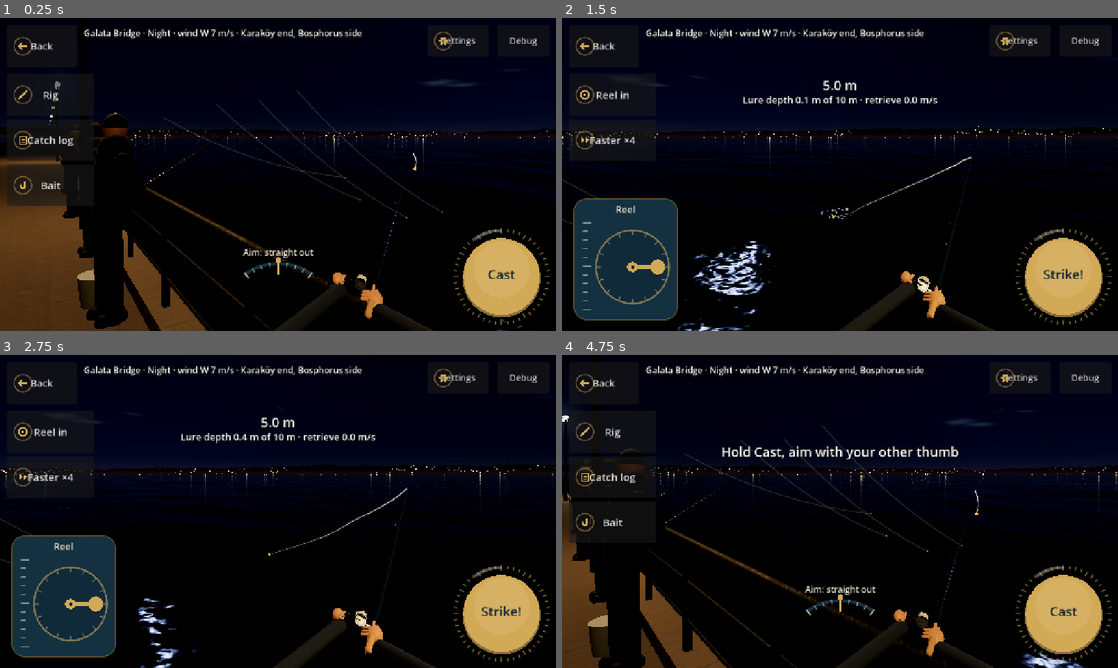
Above: before the commit, frames 1-4 (two rows, left to right).
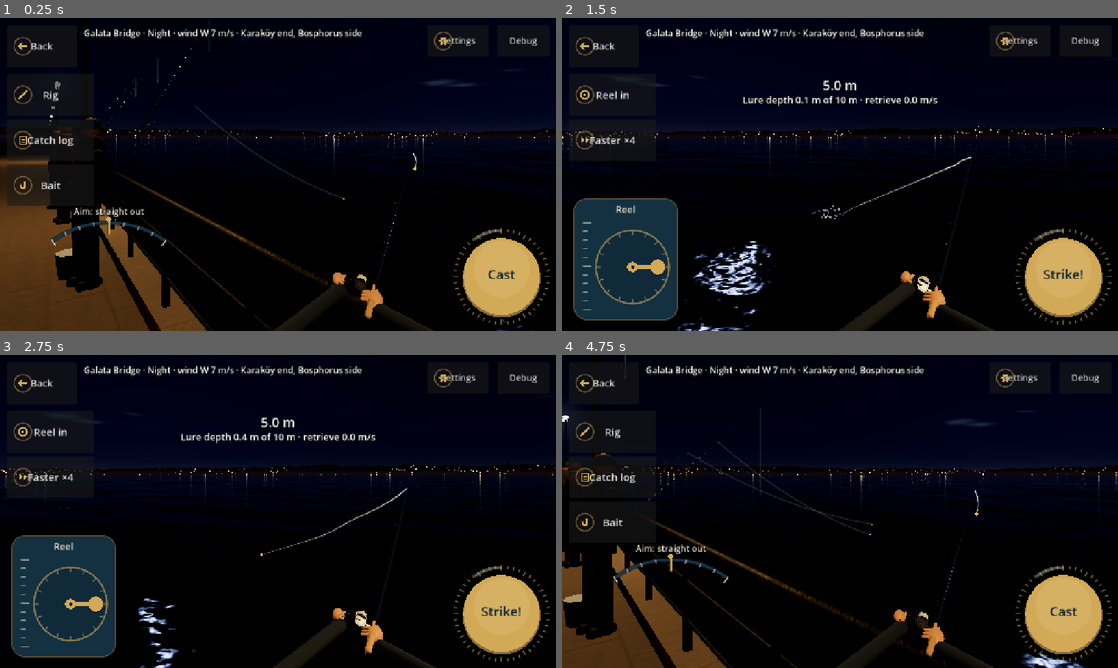
Above: after the commit, the same moments.

Repository: nextlevelcorp/mera
Game: Godot game, scene res://scenes/fishing/fishing_screen.tscn
The game is run twice, just before and just after one commit, with the same random seed, the same clock (stepped at 60 frames per second) and the same inputs. This scene is started directly instead of the project's main scene.
Inputs (mouse positions are in pixels of both pictures, inside the frame that each line leads up to):
- Up to frame 1 (0.25 s): no input
- Up to frame 2 (1.5 s): click "Cast" at 0.5 s; tap Enter (ui_accept) at 1.25 s; drag from (840, 174) to (895, 105) at 1.27 s
- Up to frame 3 (2.75 s): drag from (166, 527) to (250, 574) at 2.02 s
- Up to frame 4 (4.75 s): move the mouse to (895, 442) at 2.77 s; hold Right (ui_right) 2.78-3.5 s; click (895, 442) at 2.92 s; click "Strike!" at 3.5 s; click "Reel in" at 4.25 s

The runs differ from the first frame. In frame 1, 4.6% of the frame differs, in the area x 8-80%, y 6-100%; in frame 2, 0.3%; in frame 3, 0.2%; in frame 4, 5.6%, in the area x 0-87%, y 0-100%.

Commit message:
Play notes part 1: left-thumb aim gauge, one rod wind-up, no gulls at night, varied neighbours
Co-Authored-By: Claude Opus 5.5 <noreply@anthropic.com>
Claude-Session: https://claude.ai/code/session_01HLtjWApGQCFy1cydAc4iD1

Diff:
--- a/game/locale/translations.csv
+++ b/game/locale/translations.csv
@@ -257,7 +257,7 @@
 BAG_FISH,Fish: %d · worth %s,Balık: %d · değeri %s,Peces: %d · valen %s
 BAG_TACKLE,Tackle and bait,Takım ve yem,Aparejos y cebo
 BAG_TACKLE_LINE,%s × %d,%s × %d,%s × %d
-FISH_AIM_HINT,"Hold Cast, aim with your other thumb","Atış'a bas, öbür başparmakla nişan al",Mantén Lanzar y apunta con el otro pulgar
+FISH_AIM_HINT,"Aim with your left thumb on the gauge, then hold Cast","Sol başparmağınla göstergeden nişan al, sonra At'a basılı tut",Apunta con el pulgar izquierdo en el indicador y mantén Lanzar
 BAIT_TITLE,Bait the hook: %s,İğneye tak: %s,Ceba el anzuelo: %s
 BAIT_DONE,Baited: %s,Takıldı: %s,Cebado: %s
 BAIT_RESULT_GOOD,well done,iyi,bien
--- a/game/scenes/fishing/fishing_overlay.gd
+++ b/game/scenes/fishing/fishing_overlay.gd
@@ -152,9 +152,9 @@
 ## right with a needle at the current aim and its angle, so the direction is
 ## readable before the cast (shape and position, not colour alone).
 func _draw_aim_gauge(size: Vector2) -> void:
-	var c := Vector2(size.x * 0.5, size.y - 26.0)
-	var r := 130.0
-	var span := 0.62   # half the arc, radians on screen
+	var r := 220.0
+	var span := asin(CastMotion.GAUGE_HALF_W / r)   # half the arc: its ends sit at the aim's limits
+	var c := Vector2(CastMotion.GAUGE_CENTRE_X, size.y - 30.0)
 	draw_arc(c, r, -PI * 0.5 - span, -PI * 0.5 + span, 40, Color(0, 0, 0, 0.45), 10.0, true)
 	draw_arc(c, r, -PI * 0.5 - span, -PI * 0.5 + span, 40, Color(UiTheme.SEA_MID, 0.9), 6.0, true)
 	for i in 9:
--- a/game/scenes/fishing/fishing_screen.gd
+++ b/game/scenes/fishing/fishing_screen.gd
@@ -104,7 +104,9 @@
 var _dangle_vel := Vector2.ZERO
 var _line_rate := 0.0
 var _paid_m := 0.0
-var _neighbours := NeighborAnglers.new(5)
+## A new arrangement and new doings every session (visual only, so not seeded from the save).
+var _session_seed := int(Time.get_unix_time_from_system()) ^ Time.get_ticks_usec()
+var _neighbours := NeighborAnglers.new(_session_seed)
 var _shoals: ShoalField
 var _gulls: GullFlock
 var _boil_clock := 0.0
@@ -219,6 +221,8 @@
 ## Shoals drift, gulls work over them, and the water boils where they feed.
 func _step_shoals(delta: float) -> void:
 	_shoals.advance(delta)
+	if not GullFlock.flies_at(String(conditions.get("slot", "day"))):
+		return   # gulls roost at night: no birds and no dives (owner, 2026-11-21)
 	_gulls.update(delta, _shoals)
 	for hit: Vector2 in _gulls.take_dives():
 		_fx.add_ring(hit, 0.3, 1.2, 0.7)
@@ -463,6 +467,12 @@
 	apply_conditions()   # the bait's quality changes how it draws fish
 
 
+## How far back the rod is drawn while Cast is held: up to the top of the
+## first power swing, then held there (the dial keeps swinging; owner 2026-11-21).
+static func windup_target(charge_s: float) -> float:
+	return minf(charge_s / (POWER_PERIOD_S * 0.5), 1.0)
+
+
 ## The power swing: rises to 1 and falls back, so letting go at the top is the skill.
 static func power_at(charge_s: float) -> float:
 	var t := fmod(charge_s / POWER_PERIOD_S, 1.0)
@@ -777,7 +787,10 @@
 		extra.append(Vector4(_lure_x(dw), -(NEAR_DRAW_M + dw), 0.2 + 0.04 * sin(_time * 3.1), 0.35))
 	_water.set_fish_shadow(shadow, shadow_radius, shadow_strength)
 	_water.set_rings(_fx.rings, extra)
-	_gulls.pose(_water.gulls_mm.multimesh)
+	if GullFlock.flies_at(String(conditions.get("slot", "day"))):
+		_gulls.pose(_water.gulls_mm.multimesh)
+	else:
+		_water.gulls_mm.multimesh.instance_count = 0
 
 
 ## The fish's spine on the water, head first, scaled up for readability.
@@ -917,10 +930,13 @@
 ## title's root control behind it would also stop it before any unhandled
 ## input (found on 2026-11-20: the two-thumb aim did not work in the browser).
 func _gui_input(event: InputEvent) -> void:
-	# While Cast is held the view faces the water: the other thumb taps or
-	# drags on the water to aim (R19). The aim stays for the next cast.
-	if phase == Phase.CHARGE:
-		if (event is InputEventScreenTouch and event.pressed) or event is InputEventScreenDrag:
+	# The left thumb aims on the gauge at the bottom left, before and while
+	# Cast is held (R19; moved to the left 2026-11-21). The aim stays for the
+	# next cast. Mouse drags count too, for desktop testing.
+	if phase == Phase.CHARGE or phase == Phase.READY:
+		var down: bool = (event is InputEventScreenTouch and event.pressed) or (event is InputEventMouseButton and event.pressed)
+		var drag: bool = event is InputEventScreenDrag or (event is InputEventMouseMotion and Input.is_mouse_button_pressed(MOUSE_BUTTON_LEFT))
+		if (down or drag) and event.position.x < (_overlay.size.x if _overlay and _overlay.size.x > 2.0 else 1280.0) * 0.45:
 			aim_at(event.position.x)
 		return
 	if phase != Phase.WAIT:
@@ -1002,7 +1018,9 @@
 	var length := butt.distance_to(rest_tip) * rod_length_factor()
 	# The cast swing: back over the shoulder while charging, a forward snap on release.
 	if phase == Phase.CHARGE:
-		_cast_motion.charge(delta, power_at(_charge_s))
+		# The rod goes back once, to the top of the first swing, and stays there;
+		# only the dial keeps swinging (owner, 2026-11-21).
+		_cast_motion.charge(delta, windup_target(_charge_s))
 	else:
 		_cast_motion.settle(delta)
 	# Seen from the angler: winding up turns the rod upright and past the
@@ -1176,6 +1194,9 @@
 func apply_stage() -> void:
 	if _water:
 		_water.set_stage(stage_kind())
+		if _water.stage:
+			var places: Array[float] = _water.stage.people_at
+			_water.stage.arrange(NeighborAnglers.layout(_session_seed, places.size(), places[0], places[places.size() - 1] + 2.0))
 		if _water.stage and request.has("neighbours"):
 			var colors: Array = []
 			for nb: Dictionary in request["neighbours"]:
@@ -1213,9 +1234,9 @@
 		strike()
 
 
-## Aims the next cast at screen x (a tap on the water).
+## Aims the next cast from the left thumb at screen x on the aim gauge.
 func aim_at(x: float) -> void:
-	_aim = CastMotion.aim_from_screen(x, _overlay.size.x if _overlay and _overlay.size.x > 2.0 else 1280.0)
+	_aim = CastMotion.aim_from_gauge(x)
 	_aim_base = _aim
 	_press_x = -1.0   # a swipe on Cast fine-tunes from here
 
--- a/game/scenes/world/world_screen.gd
+++ b/game/scenes/world/world_screen.gd
@@ -509,7 +509,7 @@
 	for it: Array in items:
 		_draw_item(it[1], it[2], lit)
 	WorldPainter.pigeons(self, Rect2(3.0, 93.0, 11.0, 6.0), _time, 9)
-	for i in GULLS:
+	for i in (GULLS if GullFlock.flies_at(String(conditions.get("slot", "day"))) else 0):
 		var a := _time * (0.18 + i * 0.03) + i * 1.7
 		var centre := Vector2(7.0 if i % 2 == 0 else 53.0, 30.0 + i * 12.0)
 		WorldPainter.gull(self, centre + Vector2(cos(a) * 5.0, sin(a) * 3.0), _time + i * 0.4, 3.0)
--- a/game/tests/test_aim.gd
+++ b/game/tests/test_aim.gd
@@ -9,11 +9,27 @@
 	return scr
 
 
-func test_a_tap_on_the_water_maps_to_an_aim_angle() -> void:
-	assert_eq(CastMotion.aim_from_screen(640.0, 1280.0), 0.0, "the middle is straight out")
-	assert_eq(CastMotion.aim_from_screen(0.0, 1280.0), -CastMotion.AIM_MAX, "the left edge is full left")
-	assert_eq(CastMotion.aim_from_screen(1280.0, 1280.0), CastMotion.AIM_MAX, "the right edge is full right")
-	assert_eq(CastMotion.aim_from_screen(-500.0, 1280.0), -CastMotion.AIM_MAX, "clamped")
+func test_the_left_thumb_on_the_gauge_maps_to_an_aim_angle() -> void:
+	assert_eq(CastMotion.aim_from_gauge(CastMotion.GAUGE_CENTRE_X), 0.0, "the gauge's centre is straight out")
+	assert_eq(CastMotion.aim_from_gauge(CastMotion.GAUGE_CENTRE_X - CastMotion.GAUGE_HALF_W), -CastMotion.AIM_MAX, "its left end is full left")
+	assert_eq(CastMotion.aim_from_gauge(CastMotion.GAUGE_CENTRE_X + CastMotion.GAUGE_HALF_W), CastMotion.AIM_MAX, "its right end is full right")
+	assert_eq(CastMotion.aim_from_gauge(-500.0), -CastMotion.AIM_MAX, "clamped")
+	assert_true(CastMotion.GAUGE_CENTRE_X + CastMotion.GAUGE_HALF_W < 1280.0 * 0.45, "the whole gauge is in the left part of the screen")
+
+
+func test_the_left_thumb_aims_before_the_cast_too() -> void:
+	var scr := _screen()
+	var touch := InputEventScreenTouch.new()
+	touch.index = 0
+	touch.pressed = true
+	touch.position = Vector2(CastMotion.GAUGE_CENTRE_X + 100.0, 650.0)
+	scr._gui_input(touch)
+	assert_true(scr._aim > 0.3, "ready: a touch right of the gauge's centre aims right (%.2f)" % scr._aim)
+	touch.position = Vector2(900.0, 400.0)
+	var before := scr._aim
+	scr._gui_input(touch)
+	assert_eq(scr._aim, before, "a touch on the right half does not aim")
+	scr.free()
 	assert_true(CastMotion.AIM_MAX >= 0.45, "wide enough to see on screen")
 
 
@@ -28,7 +44,7 @@
 	assert_true(scr._aim < -0.3, "a tap on the left aims left (%.2f)" % scr._aim)
 	var drag := InputEventScreenDrag.new()
 	drag.index = 1
-	drag.position = Vector2(1180.0, 300.0)
+	drag.position = Vector2(CastMotion.GAUGE_CENTRE_X + 120.0, 300.0)
 	scr._gui_input(drag)
 	assert_true(scr._aim > 0.3, "dragging to the right aims right")
 	var aimed := scr._aim
@@ -46,3 +62,35 @@
 	for c: Control in [scr._ui, scr._overlay, scr._water]:
 		assert_eq(c.mouse_filter, Control.MOUSE_FILTER_IGNORE, "%s lets them through" % c.get_class())
 	scr.free()
+
+
+func test_the_rod_goes_back_once_and_stays_while_cast_is_held() -> void:
+	var prev := 0.0
+	for i in 301:   # three seconds: two full power swings
+		var t := float(i) / 100.0
+		var w := FishingScreen.windup_target(t)
+		assert_true(w >= prev, "never forward again while held (t %.2f)" % t)
+		prev = w
+	assert_eq(FishingScreen.windup_target(3.0), 1.0, "fully back and held")
+	assert_true(FishingScreen.power_at(1.05) < 0.6, "while the power itself swings back down")
+
+
+func test_gulls_roost_at_night() -> void:
+	assert_true(GullFlock.flies_at("day") and GullFlock.flies_at("dawn") and GullFlock.flies_at("evening"), "gulls fly by day")
+	assert_true(not GullFlock.flies_at("night"), "but not at night")
+
+
+func test_the_anglers_stand_differently_every_session() -> void:
+	var a := NeighborAnglers.layout(1, 4, 3.0, 14.0)
+	var b := NeighborAnglers.layout(1, 4, 3.0, 14.0)
+	var c := NeighborAnglers.layout(2, 4, 3.0, 14.0)
+	assert_eq(a, b, "the same seed, the same layout")
+	assert_true(a != c, "another session, another layout")
+	for i in range(1, 4):
+		assert_true(float(a[i]["x"]) - float(a[i - 1]["x"]) >= NeighborAnglers.MIN_GAP_M - 0.001, "never too close")
+	var states := {}
+	for seed_value in 30:
+		for p: Dictionary in NeighborAnglers.new(seed_value).people:
+			states[int(p["state"])] = true
+	assert_true(states.has(NeighborAnglers.S.IDLE) and states.has(NeighborAnglers.S.BAIT) and states.has(NeighborAnglers.S.REST) and states.has(NeighborAnglers.S.FIGHT),
+		"sessions start them waiting, baiting, resting or into a fish: %s" % str(states.keys()))
--- a/game/tests/test_neighbors.gd
+++ b/game/tests/test_neighbors.gd
@@ -36,8 +36,13 @@
 func test_a_hitch_does_not_skip_the_whole_bite() -> void:
 	var n := NeighborAnglers.new(2)
 	n.set_pace(15.0)
+	var before: Array[float] = []
+	for p: Dictionary in n.people:
+		before.append(float(p["t"]))
 	n.update(30.0)   # a long freeze counts as at most one capped step
 	var ticks := 0
-	for p: Dictionary in n.people:
-		ticks += 1 if float(p["t"]) <= 0.25 + 1e-6 else 0
+	for i in n.people.size():
+		var t := float(n.people[i]["t"])
+		# Either a step of at most 0.25 s, or a new state that started from 0.
+		ticks += 1 if t - before[i] <= 0.25 + 1e-6 or t <= 0.25 + 1e-6 else 0
 	assert_eq(ticks, NeighborAnglers.COUNT, "one frame never advances more than 0.25 s")
--- a/game/ui/audio/world_audio.gd
+++ b/game/ui/audio/world_audio.gd
@@ -105,7 +105,8 @@
 	_gull_clock -= delta
 	if _gull_clock <= 0.0:
 		_gull_clock = _rng.randf_range(6.0, 14.0)
-		_shot("gull", levels["sea"] * 0.5 * gain, _rng.randf_range(0.85, 1.15))
+		if GullFlock.flies_at(String(conditions.get("slot", "day"))):
+			_shot("gull", levels["sea"] * 0.5 * gain, _rng.randf_range(0.85, 1.15))
 	_bell_clock -= delta
 	if _bell_clock <= 0.0:
 		for t: Dictionary in Crowd.trams(area, time_s, k):
--- a/game/ui/fx/cast_motion.gd
+++ b/game/ui/fx/cast_motion.gd
@@ -49,10 +49,16 @@
 	return clampf(dx / maxf(screen_width * AIM_SPAN, 1.0), -1.0, 1.0) * AIM_MAX
 
 
-## Aim from a tap on the water (R19): the left edge of the screen is AIM_MAX
-## to the left, the right edge AIM_MAX to the right, the middle straight out.
-static func aim_from_screen(x: float, screen_width: float) -> float:
-	return clampf((x - screen_width * 0.5) / maxf(screen_width * 0.5, 1.0), -1.0, 1.0) * AIM_MAX
+## Where the aim gauge sits, under the left thumb (owner, 2026-11-21: "on the
+## left, not in the middle, so the thumb can use it"), in design pixels.
+const GAUGE_CENTRE_X := 250.0
+const GAUGE_HALF_W := 130.0
+
+
+## Aim from the left thumb on the gauge: its centre is straight out, its ends
+## AIM_MAX to either side; beyond the ends the aim stays at the end.
+static func aim_from_gauge(x: float) -> float:
+	return clampf((x - GAUGE_CENTRE_X) / GAUGE_HALF_W, -1.0, 1.0) * AIM_MAX
 
 
 func _spring(dt: float, target: float, k: float) -> void:
--- a/game/ui/fx/gull_flock.gd
+++ b/game/ui/fx/gull_flock.gd
@@ -110,3 +110,10 @@
 	var forward := Vector3(dir.x, 0.0, -dir.y)
 	var right := forward.cross(Vector3.UP)
 	return Transform3D(Basis(right, Vector3.UP, -forward) * SPAN, Vector3(pos.x, pos.y, -pos.z))
+
+
+## Gulls fly over the water by day, at dawn and in the evening, and roost at
+## night (a design fill; the owner, 2026-11-21: "gulls flying at night make
+## no sense").
+static func flies_at(slot: String) -> bool:
+	return slot != "night"
--- a/game/ui/fx/neighbor_anglers.gd
+++ b/game/ui/fx/neighbor_anglers.gd
@@ -7,13 +7,16 @@
 ## deterministic for the same updates. The screen reads take_events() for the
 ## fish they lift (a distant splash).
 
-enum S { IDLE, NIBBLE, FIGHT, LIFT, RECAST }
+enum S { IDLE, NIBBLE, FIGHT, LIFT, RECAST, BAIT, REST }
 
 const COUNT := 4
 const FIGHT_S := Vector2(3.0, 9.0)
 const LIFT_S := 1.7
 const RECAST_S := 1.4
 const NIBBLE_S := 0.7
+const BAIT_S := Vector2(4.0, 9.0)       ## rod up, putting a new bait on
+const REST_S := Vector2(8.0, 25.0)      ## rod laid on the rail, a break
+const MIN_GAP_M := 1.6                  ## how close two anglers stand along the rail
 
 var people: Array[Dictionary] = []
 var events: Array[Dictionary] = []
@@ -35,8 +38,44 @@
 			"x": xs[i], "scale": scales[i], "reach": reach[i], "rig": rig[i],
 			"state": S.IDLE, "t": 0.0, "wait": _draw_wait(), "bend": 0.0, "bob": _rng.randf() * TAU,
 			"cast_m": 5.0 + _rng.randf() * 9.0, "side": _rng.randf_range(-0.2, 0.2),
-			"fish": 1, "tint": _rng.randf(), "jig": 0.0, "kick": 0.0,
+			"fish": 1, "tint": _rng.randf(), "jig": 0.0, "kick": 0.0, "raise": 0.0, "lay": 0.0,
 		})
+	# Each session finds them in the middle of something different (owner,
+	# 2026-11-21: "not robots in a row"): waiting, baiting, resting or into a fish.
+	for p: Dictionary in people:
+		var roll := _rng.randf()
+		if roll < 0.5:
+			p["wait"] = _draw_wait() * _rng.randf()
+		elif roll < 0.68:
+			_to(p, S.BAIT)
+			p["dur"] = _rng.randf_range(BAIT_S.x, BAIT_S.y)
+			p["t"] = _rng.randf() * float(p["dur"])
+		elif roll < 0.86:
+			_to(p, S.REST)
+			p["dur"] = _rng.randf_range(REST_S.x, REST_S.y)
+			p["t"] = _rng.randf() * float(p["dur"])
+		else:
+			p["fish"] = _rng.randi_range(1, 3) if String(p["rig"]) == "sabiki" else 1
+			p["dur"] = _rng.randf_range(FIGHT_S.x, FIGHT_S.y)
+			_to(p, S.FIGHT)
+			p["t"] = _rng.randf() * float(p["dur"]) * 0.6
+
+
+## Where the anglers stand this session: along the rail between first_m and
+## last_m, at random but never closer than MIN_GAP_M, a little nearer or
+## further from the edge and turned a little. Same seed, same layout.
+static func layout(seed_value: int, n: int, first_m: float, last_m: float) -> Array[Dictionary]:
+	var rng := RandomNumberGenerator.new()
+	rng.seed = seed_value
+	var span := maxf(last_m - first_m - MIN_GAP_M * (n - 1), 0.0)
+	var cuts: Array[float] = []
+	for i in n:
+		cuts.append(rng.randf() * span)
+	cuts.sort()
+	var out: Array[Dictionary] = []
+	for i in n:
+		out.append({"x": first_m + cuts[i] + MIN_GAP_M * i, "back": rng.randf_range(0.0, 0.35), "turn": rng.randf_range(-0.45, 0.45)})
+	return out
 
 
 ## mean_wait_s: how long a bite takes here and now (the player's median wait).
@@ -50,7 +89,10 @@
 		p["t"] = float(p["t"]) + dt
 		p["bob"] = float(p["bob"]) + dt
 		p["kick"] = float(p["kick"]) * exp(-dt * 6.0)
-		match int(p["state"]):
+		var st := int(p["state"])
+		p["raise"] = lerpf(float(p["raise"]), 1.0 if st == S.BAIT else 0.0, minf(dt * 3.0, 1.0))
+		p["lay"] = lerpf(float(p["lay"]), 1.0 if st == S.REST else 0.0, minf(dt * 2.0, 1.0))
+		match st:
 			S.IDLE:
 				p["wait"] = float(p["wait"]) - dt
 				# A little work on the lure now and then.
@@ -61,6 +103,9 @@
 				p["bend"] = lerpf(float(p["bend"]), 0.05, minf(dt * 4.0, 1.0))
 				if float(p["wait"]) <= 0.0:
 					_to(p, S.NIBBLE)
+				elif _rng.randf() < dt * 0.01:
+					p["dur"] = _rng.randf_range(REST_S.x, REST_S.y)
+					_to(p, S.REST)
 			S.NIBBLE:
 				p["kick"] = float(p["kick"]) - 3.0 * dt * (1.0 if _rng.randf() < 0.5 else 0.2)
 				if float(p["t"]) >= NIBBLE_S:
@@ -78,6 +123,15 @@
 				p["bend"] = lerpf(float(p["bend"]), 0.7, minf(dt * 6.0, 1.0))
 				if float(p["t"]) >= LIFT_S:
 					events.append({"type": "lift", "x": p["x"], "fish": p["fish"]})
+					# Most put a new bait on before the next cast.
+					if _rng.randf() < 0.65:
+						p["dur"] = _rng.randf_range(BAIT_S.x, BAIT_S.y)
+						_to(p, S.BAIT)
+					else:
+						_to(p, S.RECAST)
+			S.BAIT, S.REST:
+				p["bend"] = lerpf(float(p["bend"]), 0.0, minf(dt * 4.0, 1.0))
+				if float(p["t"]) >= float(p["dur"]):
 					_to(p, S.RECAST)
 			S.RECAST:
 				p["bend"] = lerpf(float(p["bend"]), 0.0, minf(dt * 5.0, 1.0))
@@ -119,8 +173,8 @@
 		var hang := size.y * 0.55 / maxf(float(i) * 0.9 + 2.0, 1.0)
 		if state == S.LIFT:
 			lure = lure.lerp(tip + Vector2(0.0, hang), smoothstep(0.0, LIFT_S, float(p["t"])))
-		elif state == S.RECAST:
-			lure = tip + Vector2(0.0, hang)
+		elif state == S.RECAST or state == S.BAIT:
+			lure = tip + Vector2(0.0, hang * (0.35 if state == S.BAIT else 1.0))   # baiting: the line hangs short by the hands
 		# A quadratic curve tip -> lure; the belly shrinks as the line comes tight.
 		var belly := (1.0 - clampf(float(p["bend"]) * 1.4, 0.0, 1.0)) * size.y * 0.07
 		var ctrl := tip.lerp(lure, 0.5) + Vector2(0.0, belly)
--- a/game/ui/sea/stage_3d.gd
+++ b/game/ui/sea/stage_3d.gd
@@ -99,11 +99,21 @@
 	return n
 
 
-## Poses the neighbours' rods from NeighborAnglers.people.
+## Moves the anglers to this session's places (NeighborAnglers.layout).
+func arrange(spots: Array[Dictionary]) -> void:
+	for i in mini(spots.size(), _people.size()):
+		_people[i].position = Vector3(float(spots[i]["x"]), 0.0, -stand_back - float(spots[i]["back"]))
+		_people[i].rotation.y = float(spots[i]["turn"])
+
+
+## Poses the neighbours' rods from NeighborAnglers.people: fishing, raised
+## upright to bait the hook, or laid along the rail for a rest.
 func pose(people: Array[Dictionary], time: float) -> void:
-	var dir := ROD_DIR.normalized()
 	for i in mini(people.size(), _people.size()):
 		var p: Dictionary = people[i]
+		var dir := ROD_DIR.normalized()
+		dir = dir.lerp(Vector3(0.05, 1.0, 0.22).normalized(), float(p.get("raise", 0.0)))
+		dir = dir.lerp(Vector3(0.95, 0.08, 0.3).normalized(), float(p.get("lay", 0.0))).normalized()
 		var bend: float = float(p["bend"]) + 0.15 * float(p["kick"])
 		var tip_free := HANDS + dir * ROD_LEN
 		var droop := Vector3(0.0, -0.95 * bend, 0.22 * bend)
Not shown, changed: CLAUDE.md
Not shown, changed: docs/changelog.md
Not shown, changed: docs/design_direction.md
Not shown, changed: docs/project_status.md
